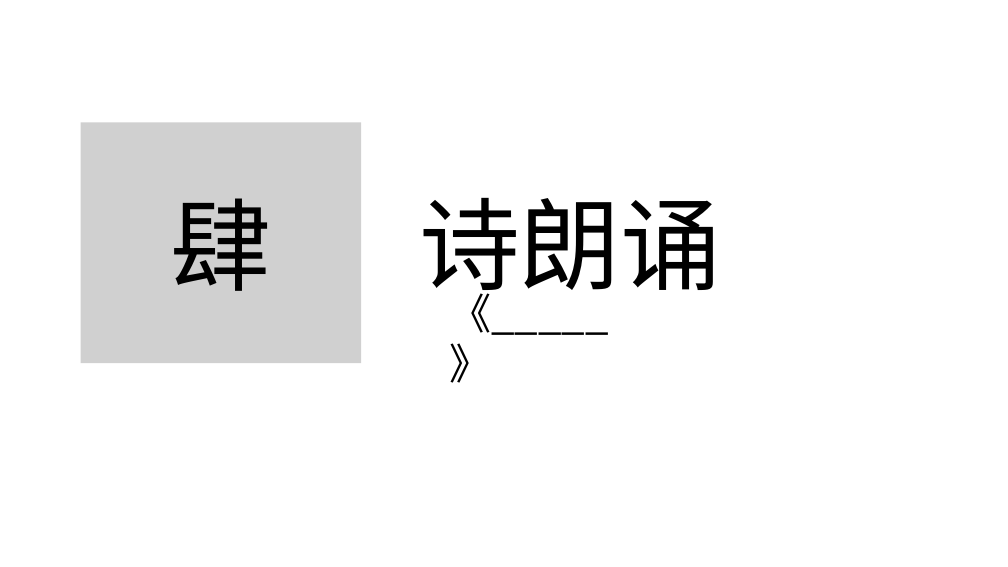
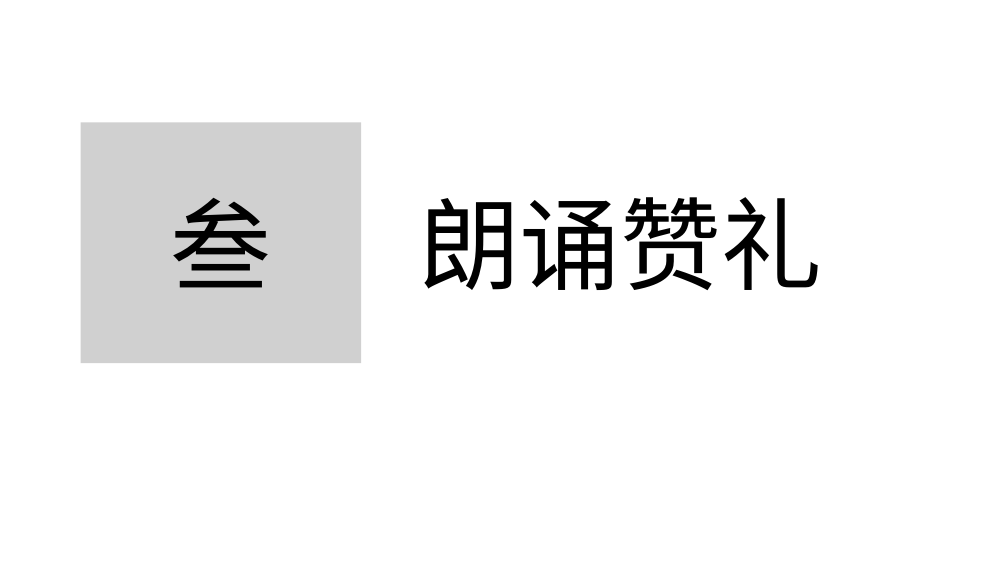
Before and after one commit to ymj3/ymj3.github.io, a slide deck: slide 8 of res/班会.pptx. Drawn at 1008x567 pixels with LibreOffice and Linux fonts; fonts in the diff are those of the drawing; grey boxes stand for pictures; background and template pictures are left out. Boxes give left, top, right and bottom in pixels: in the first picture for what was removed or moved away, otherwise in the second. Text is boxed around its words. In the diff, an @@ line names an element or a change of style, - is before the commit and + after.

```diff
--- a/res/班会.pptx
+++ b/res/班会.pptx
@@ text in picture at [171,198,272,288]: text changed @@
-肆
+叁
@@ text at [419,197,822,290]: text changed @@
-诗朗诵
+朗诵赞礼
@@ text removed at [449,286,608,383] @@
-《_____》
```
Also in this commit, not shown: 3 other slides changed, 1 slide added, 1 slide removed.
